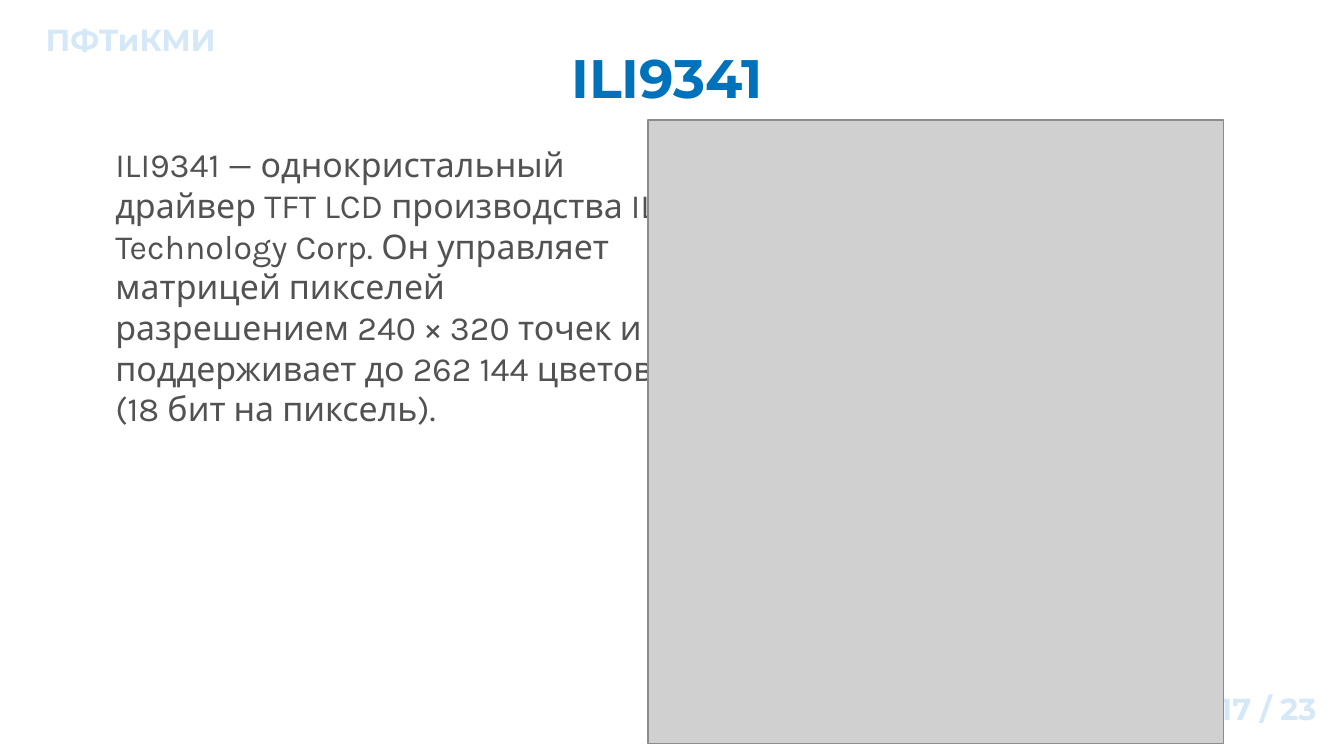
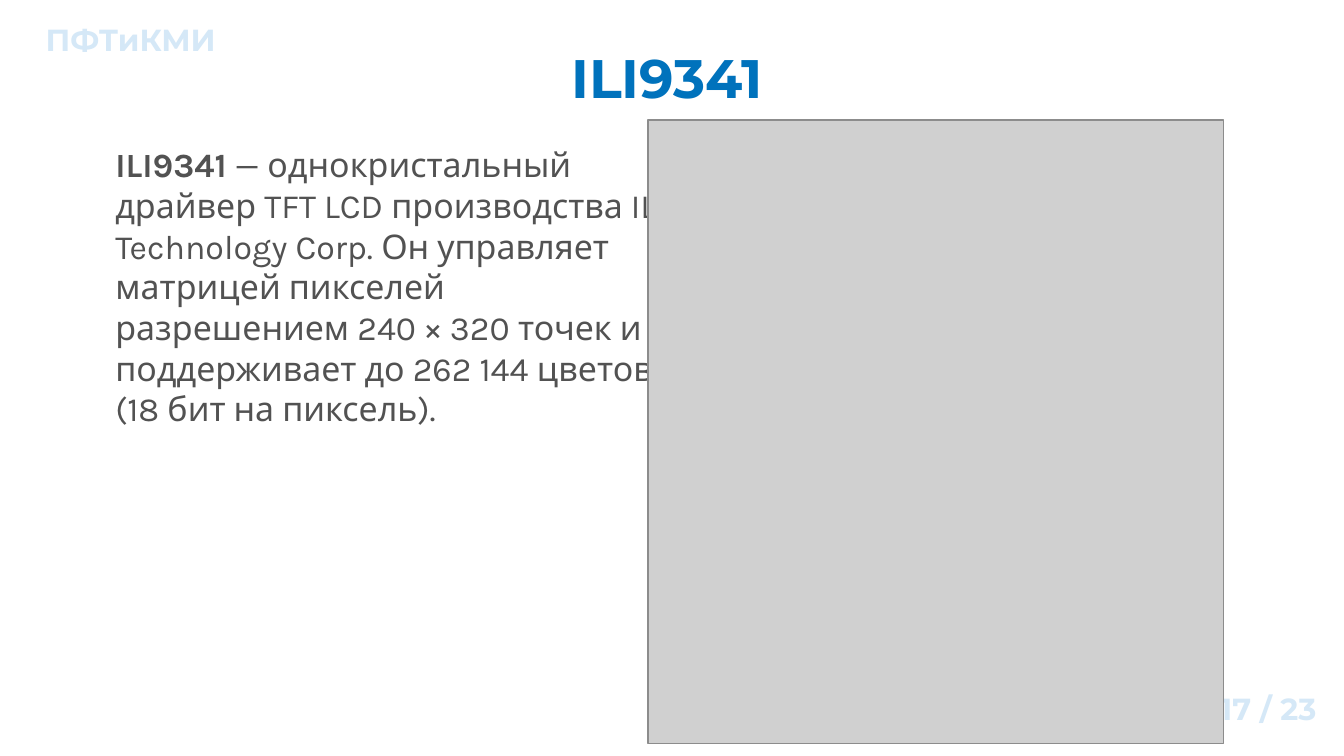
Before and after one commit to ant-lab-ru/ant-mcu, a slide deck: slide 17 of 5 Как абстрагироваться от железа/Презентация/presentation_05.odp. Drawn at 1344x756 pixels with LibreOffice and Linux fonts; fonts in the diff are those of the drawing; grey boxes stand for pictures; background and template pictures are left out. Boxes give left, top, right and bottom in pixels: in the first picture for what was removed or moved away, otherwise in the second. Text is boxed around its words. In the diff, an @@ line names an element or a change of style, - is before the commit and + after.

```diff
--- a/5 Как абстрагироваться от железа/Презентация/presentation_05.odp
+++ b/5 Как абстрагироваться от железа/Презентация/presentation_05.odp
@@ text "ILI9341 — однокристальный драйвер TFT ..." at (x1=115, y1=151, x2=666, y2=425): bold on in "ILI9341" @@
```
Also in this commit, not shown: 4 slides added, 4 slides removed, 2 other files.
